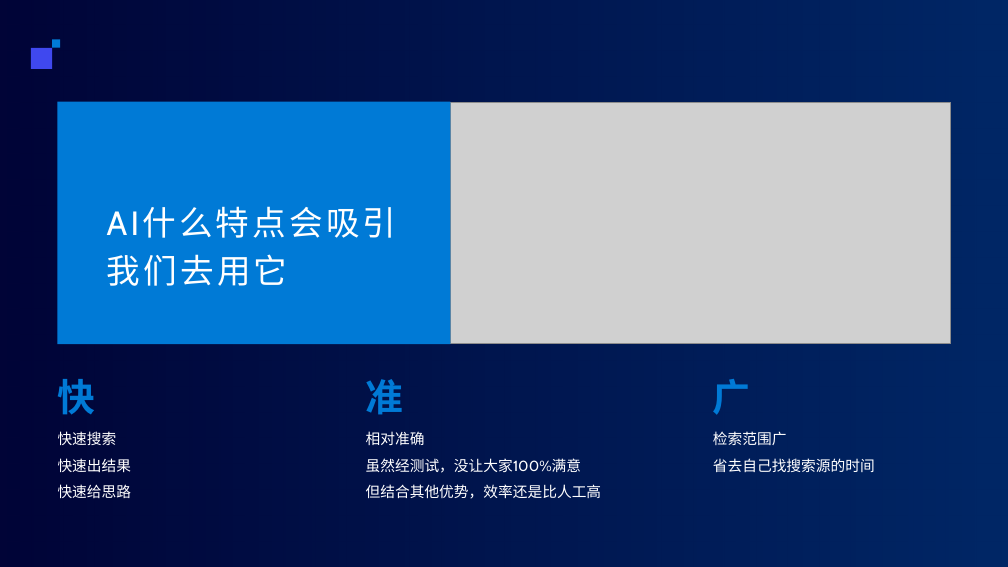
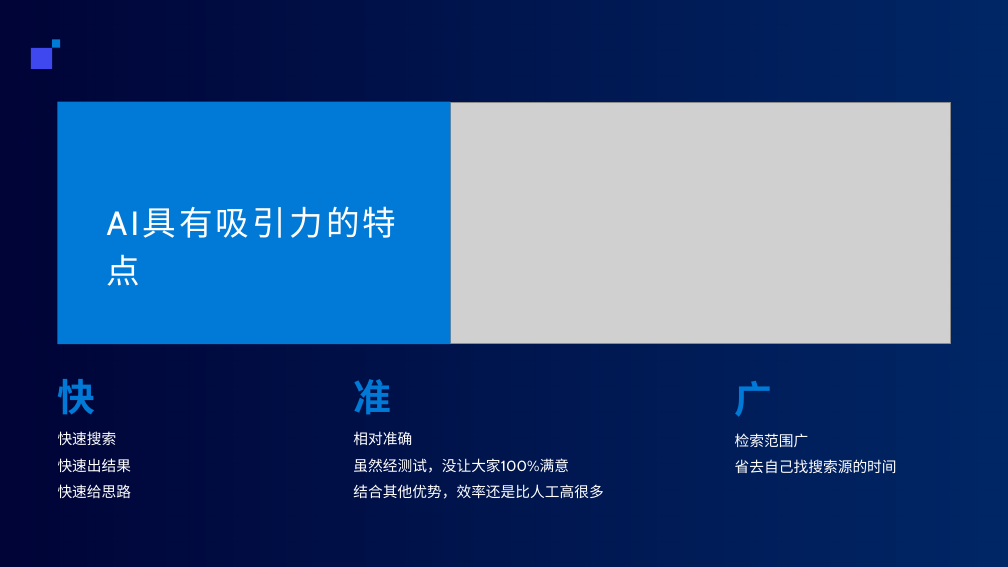
Before and after one commit to qq986063761/study, a slide deck: slide 4 of 分享/aiCode/ppt/AI编程.pptx. Drawn at 1008x567 pixels with LibreOffice and Linux fonts; fonts in the diff are those of the drawing; grey boxes stand for pictures; background and template pictures are left out. Boxes give left, top, right and bottom in pixels: in the first picture for what was removed or moved away, otherwise in the second. Text is boxed around its words. In the diff, an @@ line names an element or a change of style, - is before the commit and + after.

```diff
--- a/分享/aiCode/ppt/AI编程.pptx
+++ b/分享/aiCode/ppt/AI编程.pptx
@@ title at bbox=[107, 156, 430, 291]: text changed @@
-AI什么特点会吸引我们去用它
+AI具有吸引力的特点
@@ text "准": place and size @@
-text "准" at bbox=[366, 379, 404, 415]
+text "准" at bbox=[353, 379, 391, 415]
@@ text "广": place and size @@
-text "广" at bbox=[713, 379, 751, 415]
+text "广" at bbox=[735, 381, 773, 417]
@@ text "相对准确": place and size @@
-text "相对准确" at bbox=[366, 431, 602, 499]
+text "相对准确" at bbox=[353, 431, 603, 499]
@@ text "检索范围广": place and size @@
-text "检索范围广" at bbox=[713, 431, 875, 472]
+text "检索范围广" at bbox=[735, 433, 897, 473]
@@ text at bbox=[353, 484, 603, 499]: text changed @@
-但结合其他优势，效率还是比人工高
+结合其他优势，效率还是比人工高很多
```
Also in this commit, not shown: 2 other slides changed.
